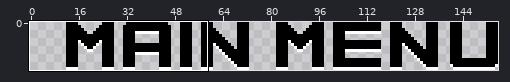
File history of a pixel-art file, Assets/Sprites/UI/_Menu.aseprite. Above: a wide view before the commit, with the close-up outlined.
Close-up. Before:
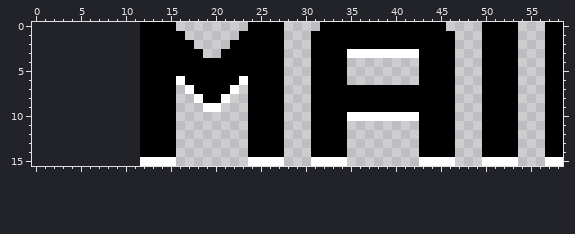
144x16 pixels, 1 frame. Shown: x 0..58, y 0..15. The old version is drawn lined up with the new one, on the new canvas.
After:
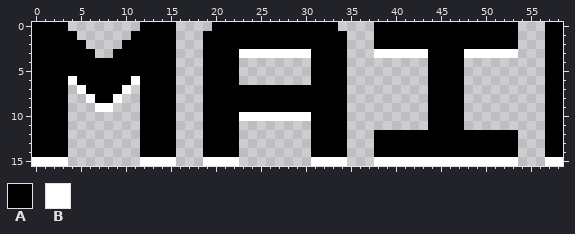
Palette (. is transparent): A #000000  B #ffffff
From the commit log: Doing some UI stuff. Fixing Main Menu button.
Edits made:
canvas 144x16 -> 156x16, the old top-left corner now at 12,0
y 0: x 0..3 .... -> AAAA; x 20..23 .... -> AAAA; x 28..31 .... -> AAAA; x 34..37 AAAA -> ....; x 46..49 .... -> AAAA
y 1: x 0..4 ..... -> AAAAA; x 11 . -> A; x 16 A -> .; x 19..22 .... -> AAAA; x 28..30 ... -> AAA; x 35..37 AAA -> ...; x 47..49 ... -> AAA
y 2: x 0..5 ...... -> AAAAAA; x 10..11 .. -> AA; x 16..17 AA -> ..; x 19..21 ... -> AAA; x 28..30 ... -> AAA; x 35..37 AAA -> ...; x 47..49 ... -> AAA
y 3: x 0..6 ....... -> AAAAAAA; x 9..11 ... -> AAA; x 16..20 AAA.. -> ...AA; x 23..30 AAAAA... -> BBBBBBBB; x 35..37 BBB -> ...; x 43 A -> B; x 47..53 ...AAAA -> ABBBBBB
y 4..5: x 0..11 ............ -> AAAAAAAAAAAA; x 16..18 AAA -> ...; x 23..27 AAAAA -> .....; x 43 A -> .; x 47 . -> A; x 50..53 AAAA -> ....
y 6: x 0..11 ............ -> AAAABAAAAAAB; x 16..18 BAA -> ...; x 23..27 BAAAA -> .....; x 43 A -> .; x 47 . -> A; x 50..53 AAAA -> ....
y 7: x 0..3 .... -> AAAA; x 5..10 ...... -> BAAAAB; x 17..18 BA -> ..; x 22..23 B. -> AA; x 28..30 ... -> AAA; x 35..43 AAAAAAAAA -> .........; x 47 . -> A; x 50..53 AAAA -> ....
y 8: x 0..3 .... -> AAAA; x 6..9 .... -> BAAB; x 18 B -> .; x 21..23 B.. -> AAA; x 28..30 ... -> AAA; x 35..43 AAAAAAAAA -> .........; x 47 . -> A; x 50..53 AAAA -> ....
y 9: x 0..3 .... -> AAAA; x 7..8 .. -> BB; x 19..23 BB... -> AAAAA; x 28..30 ... -> AAA; x 35..43 AAAAAAAAA -> .........; x 47 . -> A; x 50..53 AAAA -> ....
y 10: x 0..3 .... -> AAAA; x 19..30 .....AAAA... -> AAAABBBBBBBB; x 35..43 BBBBBBBBA -> .........; x 47 . -> A; x 50..53 AAAA -> ....
y 11: x 0..3 .... -> AAAA; x 19..22 .... -> AAAA; x 24..27 AAAA -> ....; x 43 A -> .; x 47 . -> A; x 50..53 AAAA -> ....
y 12..14: x 0..3 .... -> AAAA; x 19..22 .... -> AAAA; x 24..27 AAAA -> ....; x 38..42 ..... -> AAAAA; x 47..49 ... -> AAA
y 15: x 0..3 .... -> BBBB; x 19..22 .... -> BBBB; x 24..27 BBBB -> ....; x 38..42 ..... -> BBBBB; x 47..49 ... -> BBB
Boxes around the changes in both close-ups, in picture pixels (x1, y1, x2, y2):
added: (32, 22, 140, 166)
changed: (176, 22, 518, 166)
